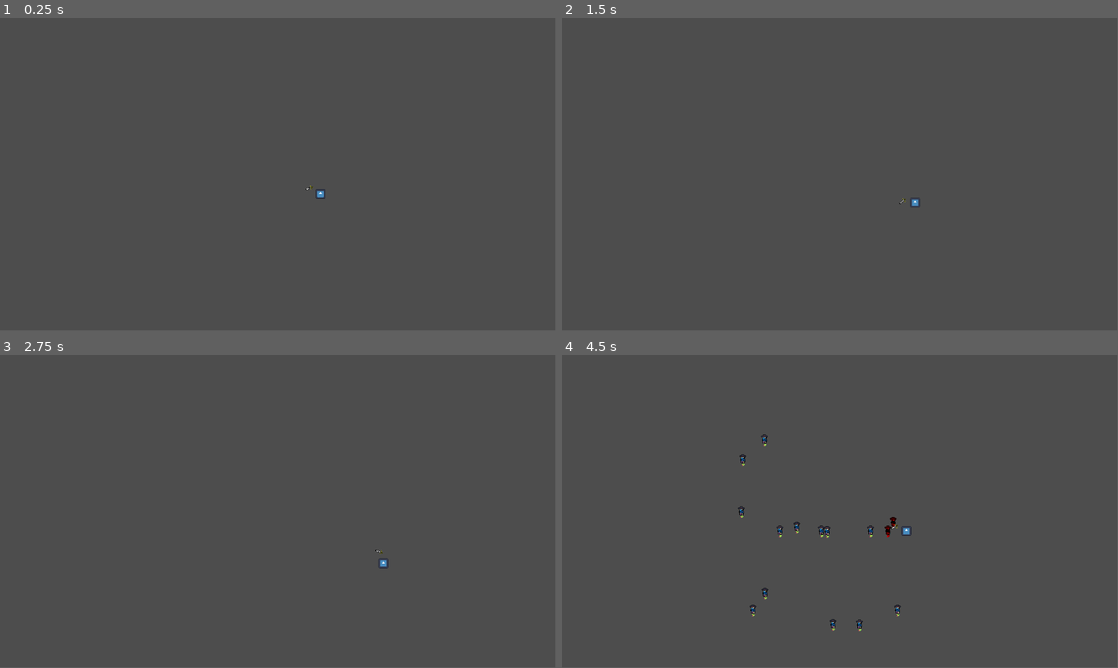
Above: before the commit, frames 1-4 (two rows, left to right).
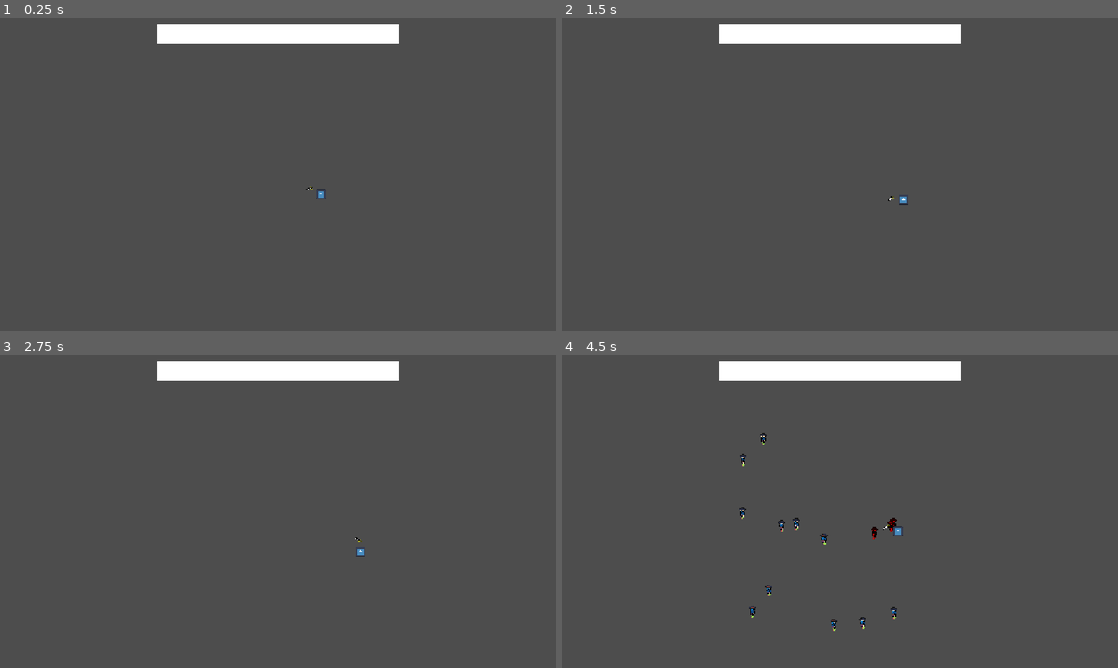
Above: after the commit, the same moments.

Repository: Mastersujo/RougeLIke
Game: Godot game, scene res://Scenes/level1/Level_A.tscn
Same seed, same stepped clock (60 frames per second), same inputs: the game is played once before the commit and once after it. The engine's default icon, where the game draws it, is replaced by a stand-in: a white triangle on a blue panel in a dark square.
Inputs (mouse positions are in pixels of both pictures, inside the frame that each line leads up to):
- Up to frame 1 (0.25 s): no input
- Up to frame 2 (1.5 s): tap Enter at 0.5 s; move the mouse to (962, 158) at 0.52 s; hold D (right) 0.53-1.28 s; move the mouse to (728, 190) at 1.27 s; hold S (down) from 1.28 s (still down)
- Up to frame 3 (2.75 s): move the mouse to (333, 442) at 2.02 s; release S (down) at 2.03 s; hold D (right) from 2.03 s (still down)
- Up to frame 4 (4.5 s): tap Space at 2.75 s; move the mouse to (812, 574) at 2.77 s; release D (right) at 2.78 s; hold W (up) 2.78-3.53 s; move the mouse to (1006, 558) at 3.52 s; hold A (left) from 3.53 s (still down); move the mouse to (673, 464) at 4.27 s
In our replay, the window is 799x449 before the commit and 800x450 after it. These sizes can differ from the game's own. Grey fills any space a smaller window leaves; there, only what the larger window draws over its background counts as a difference.

The runs differ from the first frame. In frame 1, 2.7% of the frame differs, in the area x 28-72%, y 2-58%; in frame 2, 2.8%; in frame 3, 2.8%; in frame 4, 3.4%, in the area x 28-72%, y 2-89%.

Commit message:
ui and player stats
updated the ui some, player stats now can be adjusted by adding to the GM.player_stats dict. enemy movement and attack updates as well

Diff:
--- /dev/null
+++ b/Scenes/camera.gd
@@ -0,0 +1,5 @@
+extends Camera2D
+
+func _ready() -> void:
+	GM.spawn_ui(self)
+	GM.ui_controller.global_position.y = -312
--- a/Scenes/camera.tscn
+++ b/Scenes/camera.tscn
@@ -1,3 +1,6 @@
-[gd_scene format=3 uid="uid://ck0u4xiq2mfum"]
+[gd_scene load_steps=2 format=3 uid="uid://ck0u4xiq2mfum"]
+
+[ext_resource type="Script" uid="uid://gvh0soltllss" path="res://Scenes/camera.gd" id="1_f1cf7"]
 
 [node name="Camera2D" type="Camera2D"]
+script = ExtResource("1_f1cf7")
--- a/Scenes/enemies/level 1/Blue_Enemy.tscn
+++ b/Scenes/enemies/level 1/Blue_Enemy.tscn
@@ -1,10 +1,7 @@
-[gd_scene load_steps=15 format=3 uid="uid://wwgshqeenkyn"]
+[gd_scene load_steps=14 format=3 uid="uid://wwgshqeenkyn"]
 
 [ext_resource type="Script" uid="uid://48nxsogxpi1f" path="res://animated_sprite_2d.gd" id="1_crm1t"]
 [ext_resource type="Texture2D" uid="uid://qnwi0t8kc4hi" path="res://art/blueenemy.png" id="2_tgl8x"]
-
-[sub_resource type="RectangleShape2D" id="RectangleShape2D_h1vhg"]
-size = Vector2(14, 24)
 
 [sub_resource type="AtlasTexture" id="AtlasTexture_snamw"]
 atlas = ExtResource("2_tgl8x")
@@ -83,12 +80,6 @@
 platform_on_leave = 1
 platform_floor_layers = 0
 
-[node name="CollisionShape2D" type="CollisionShape2D" parent="."]
-position = Vector2(0, 1)
-scale = Vector2(1, 0.9684383)
-shape = SubResource("RectangleShape2D_h1vhg")
-one_way_collision_margin = 8.5
-
 [node name="AnimatedSprite2D" type="AnimatedSprite2D" parent="."]
 sprite_frames = SubResource("SpriteFrames_pff8j")
 animation = &"Walk"
@@ -108,6 +99,10 @@
 wait_time = 0.25
 one_shot = true
 
+[node name="HitStart" type="Timer" parent="Timers"]
+wait_time = 0.5
+one_shot = true
+
 [node name="AttackCD" type="Timer" parent="Timers"]
 one_shot = true
 
@@ -122,3 +117,4 @@
 shape = SubResource("RectangleShape2D_tgl8x")
 
 [connection signal="timeout" from="Timers/HurtFlasher" to="." method="_on_hurt_flasher_timeout"]
+[connection signal="timeout" from="Timers/HitStart" to="." method="_on_hit_start_timeout"]
--- a/Scenes/player.tscn
+++ b/Scenes/player.tscn
@@ -1,30 +1,12 @@
-[gd_scene load_steps=9 format=3 uid="uid://ckudr8chj1kgo"]
+[gd_scene load_steps=6 format=3 uid="uid://ckudr8chj1kgo"]
 
 [ext_resource type="Script" uid="uid://dc2tyapas16kr" path="res://Scripts/player.gd" id="1_cvnsp"]
 [ext_resource type="Texture2D" uid="uid://4q335xxs2p" path="res://icon.svg" id="2_6t5aa"]
-[ext_resource type="Texture2D" uid="uid://l3hsnfybpu2" path="res://art/Iron_Sword.png" id="3_6t5aa"]
+[ext_resource type="PackedScene" uid="uid://0j0ska2ssdfn" path="res://Scenes/weapons/sword.tscn" id="3_6t5aa"]
 
 [sub_resource type="RectangleShape2D" id="RectangleShape2D_hqtel"]
 
 [sub_resource type="RectangleShape2D" id="RectangleShape2D_cvnsp"]
-
-[sub_resource type="CircleShape2D" id="CircleShape2D_vgqql"]
-radius = 19.026299
-
-[sub_resource type="AtlasTexture" id="AtlasTexture_fkybt"]
-atlas = ExtResource("3_6t5aa")
-region = Rect2(0, 0, 16, 16)
-
-[sub_resource type="SpriteFrames" id="SpriteFrames_x3wgy"]
-animations = [{
-"frames": [{
-"duration": 1.0,
-"texture": SubResource("AtlasTexture_fkybt")
-}],
-"loop": true,
-"name": &"default",
-"speed": 5.0
-}]
 
 [node name="Player" type="CharacterBody2D" groups=["Player"]]
 platform_on_leave = 1
@@ -47,17 +29,8 @@
 
 [node name="Weapon" type="Node2D" parent="."]
 
-[node name="Area2D" type="Area2D" parent="Weapon"]
+[node name="Sword" parent="Weapon" instance=ExtResource("3_6t5aa")]
 position = Vector2(27, 0)
-collision_layer = 0
-collision_mask = 4
-
-[node name="CollisionShape2D" type="CollisionShape2D" parent="Weapon/Area2D"]
-shape = SubResource("CircleShape2D_vgqql")
-
-[node name="AnimatedSprite2D" type="AnimatedSprite2D" parent="Weapon"]
-position = Vector2(27, 0)
-sprite_frames = SubResource("SpriteFrames_x3wgy")
 
 [node name="Timers" type="Node2D" parent="."]
 
--- /dev/null
+++ b/Scenes/ui.tscn
@@ -0,0 +1,30 @@
+[gd_scene load_steps=4 format=3 uid="uid://2t0lk5iluiib"]
+
+[ext_resource type="Script" uid="uid://3mxo1s8gyvg0" path="res://Scripts/ui.gd" id="1_nf4gj"]
+[ext_resource type="Texture2D" uid="uid://dq8doflh877so" path="res://art/UI/health_bar.png" id="2_2246s"]
+[ext_resource type="Texture2D" uid="uid://sbc2ufbxicdx" path="res://art/UI/white_blank.png" id="3_q7pk6"]
+
+[node name="UI" type="Control"]
+layout_mode = 3
+anchors_preset = 15
+anchor_right = 1.0
+anchor_bottom = 1.0
+grow_horizontal = 2
+grow_vertical = 2
+size_flags_horizontal = 3
+size_flags_vertical = 3
+script = ExtResource("1_nf4gj")
+
+[node name="HealthBar" type="TextureProgressBar" parent="."]
+layout_mode = 1
+anchors_preset = 5
+anchor_left = 0.5
+anchor_right = 0.5
+offset_left = -250.0
+offset_right = 250.0
+offset_bottom = 42.0
+grow_horizontal = 2
+value = 10.0
+nine_patch_stretch = true
+texture_under = ExtResource("2_2246s")
+texture_progress = ExtResource("3_q7pk6")
--- /dev/null
+++ b/Scenes/weapons/sword.tscn
@@ -0,0 +1,31 @@
+[gd_scene load_steps=5 format=3 uid="uid://0j0ska2ssdfn"]
+
+[ext_resource type="Texture2D" uid="uid://l3hsnfybpu2" path="res://art/Iron_Sword.png" id="1_0rw7n"]
+
+[sub_resource type="CircleShape2D" id="CircleShape2D_vgqql"]
+radius = 19.026299
+
+[sub_resource type="AtlasTexture" id="AtlasTexture_chkhu"]
+atlas = ExtResource("1_0rw7n")
+region = Rect2(0, 0, 16, 16)
+
+[sub_resource type="SpriteFrames" id="SpriteFrames_tnka2"]
+animations = [{
+"frames": [{
+"duration": 1.0,
+"texture": SubResource("AtlasTexture_chkhu")
+}],
+"loop": true,
+"name": &"default",
+"speed": 5.0
+}]
+
+[node name="Sword" type="Area2D"]
+collision_layer = 0
+collision_mask = 4
+
+[node name="CollisionShape2D" type="CollisionShape2D" parent="."]
+shape = SubResource("CircleShape2D_vgqql")
+
+[node name="AnimatedSprite2D" type="AnimatedSprite2D" parent="."]
+sprite_frames = SubResource("SpriteFrames_tnka2")
--- a/Scripts/game_manager.gd
+++ b/Scripts/game_manager.gd
@@ -1,14 +1,22 @@
 extends Node
 const PLAYER = preload("uid://ckudr8chj1kgo")
 const CAMERA = preload("uid://ck0u4xiq2mfum")
+const UI = preload("uid://2t0lk5iluiib")
+
 var player:Node
 var camera:Node
+var ui_controller:Node
 
 var enemy_spawn_pool:Array
+
+var player_stats:Dictionary = { ##add these to base player stats
+	"damage":0, "magic_damage":0, "speed":0, "health":0, "defense":0, "crit_chance":0, "crit_damage":1.5
+}
 
 func _ready() -> void:
 	player = PLAYER.instantiate()
 	camera = CAMERA.instantiate()
+	ui_controller = UI.instantiate()
 
 func spawn_player(current_scene :Node, spawn_position :Vector2):
 	current_scene.add_child(player)
@@ -16,3 +24,6 @@
 
 func spawn_cam(current_scene:Node, spawn_position:Vector2):
 	current_scene.add_child(camera)
+
+func spawn_ui(current_scene:Node):
+	current_scene.add_child(ui_controller)
--- a/Scripts/level_a.gd
+++ b/Scripts/level_a.gd
@@ -1,10 +1,10 @@
 extends Node2D
 @onready var player_spawn_position: Marker2D = $SpawnPosition
+var rng:RandomNumberGenerator = RandomNumberGenerator.new()
 
 @onready var node_containing_enemies: Node2D = $EnemyList##put enemies here to count them
 @onready var enemy_spawner: Timer = $Timers/EnemySpawner##spawn enemies on timeout
 @onready var idle_enemies: Node2D = $IdleEnemies##where we place entites that have been killed and added to the spawn pool
-var rng:RandomNumberGenerator = RandomNumberGenerator.new()
 var enemy_directory_level1:String = "res://Scenes/enemies/level 1/"##level 2 would have harder sets. can pull from both or 1
 var enemy_list:Array = [] ##list of enemy scenes to shuffle
 var enemies_in_scene:int = 15##number of enemies on screen, increase this and enemy total for more madness
@@ -29,10 +29,7 @@
 			enemy_list.shuffle()
 			var spawn_location = get_spawn_position()
 			if spawn_location != null:
-				print(enemy_list[0], "  enemy name")
-				print(GM.enemy_spawn_pool)
 				if GM.enemy_spawn_pool.is_empty():
-					print("new")
 					var spawned_enemy = load("res://Scenes/enemies/level 1/" + enemy_list[0])
 					var enemy  = spawned_enemy.instantiate()
 					enemy.self_name = enemy_list[0]
@@ -42,8 +39,6 @@
 					enemys_per_level -= 1
 
 				else:
-					print("else")
-
 					var enemy_pull = GM.enemy_spawn_pool[0]
 					enemy_pull.reparent(get_tree().current_scene.node_containing_enemies)
 					enemy_pull.position = spawn_location
--- a/Scripts/player.gd
+++ b/Scripts/player.gd
@@ -1,14 +1,19 @@
 extends CharacterBody2D
-var health:int = 10
-@export var PlayerSpeed:float = 90.0
+var health:int = 0
+var max_health:int = 10
+@export var PlayerSpeed:float = 3400.0
 @onready var weapon: Node2D = $Weapon
 var weapon_damage = 50
+var base_crit_chance:int = 50
+var max_crit_chance:int = 1000
+var rng:RandomNumberGenerator = RandomNumberGenerator.new()
 @onready var attack_timer: Timer = $Timers/AttackTimer
 @onready var hurt_timer: Timer = $Timers/HurtTimer
 @onready var sprite: Sprite2D = $Sprite2D
 
 func _ready() -> void:
 	add_to_group("Player")
+	health = max_health
 
 func _physics_process(delta: float) -> void:
 	rotate_weapon()
@@ -16,28 +21,32 @@
 	move_and_slide()
 
 func get_input(delta):
-	# Returns a normalized vector from the movement keys (WASD/Arrow keys)
 	var input_direction = Input.get_vector("left", "right", "up", "down")
-	velocity = input_direction * PlayerSpeed  # Apply speed to movement
+	velocity = (input_direction * (PlayerSpeed + GM.player_stats["speed"])) * delta
 
 func rotate_weapon():
 	weapon.look_at((get_global_mouse_position()))
 
 func damaged(damage):
+	var crit_chance = rng.randi_range(0, max_crit_chance)
+
 	if hurt_timer.is_stopped():
 		sprite.self_modulate = Color.RED
 		hurt_timer.start()
+		if crit_chance <= crit_chance + GM.player_stats["crit_chance"]:
+			health -= (damage * GM.player_stats["crit_damage"])
 		health -= damage
 		if health <= 0:
 			print("dead")
-			queue_free()
+			visible = false
+		GM.ui_controller.update_health()
 
 func _on_attack_timer_timeout() -> void:
 	var targets = weapon.get_child(0).get_overlapping_areas()
 	if !targets.is_empty():
 		for target in targets:
 			if target.get_parent().is_in_group("Enemy"):
-				target.get_parent().damaged(weapon_damage)
+				target.get_parent().damaged(weapon_damage + GM.player_stats["damage"])
 
 func _on_hurt_timer_timeout() -> void:
 	sprite.self_modulate = Color.WHITE
--- /dev/null
+++ b/Scripts/ui.gd
@@ -0,0 +1,9 @@
+extends Control
+@onready var health_bar: TextureProgressBar = $HealthBar
+
+func _ready() -> void:
+	update_health()
+
+func update_health():
+	health_bar.max_value = GM.player.max_health
+	health_bar.value = GM.player.health
--- a/animated_sprite_2d.gd
+++ b/animated_sprite_2d.gd
@@ -4,8 +4,9 @@
 @onready var attack_box: Node2D = $AttackBox
 @onready var player_hurt: Area2D = $AttackBox/PlayerHurt
 var attack_damage:int = 1
+@onready var hit_start: Timer = $Timers/HitStart
 @onready var attack_cd: Timer = $Timers/AttackCD
-
+var rng:RandomNumberGenerator = RandomNumberGenerator.new()
 var self_name:String
 var health = 0
 var max_health:int = 100
@@ -15,18 +16,21 @@
 
 # Called when the node enters the scene tree for the first time.
 func _ready() -> void:
+	add_to_group("Enemy")
 	health = max_health
-	add_to_group("Enemy")
+	speed += rng.randi_range(-5, 5)
 
 func _physics_process(delta: float) -> void:
-	attacking()
-	facing_dir()
-	mover(delta)
-
+	if GM.player.health > 0:
+		attacking()
+		facing_dir()
+		mover(delta)
 
 func mover(delta):
-	global_position.x = move_toward(global_position.x, GM.player.global_position.x, speed * delta)
-	global_position.y = move_toward(global_position.y, GM.player.global_position.y, speed * delta)
+	if abs(global_position.y - GM.player.global_position.y) > 16:
+		self.global_position.y = move_toward(global_position.y, lerp(global_position.y, GM.player.global_position.y, .5), delta * speed)
+	if abs(global_position.x - GM.player.global_position.x) > 16:
+		self.global_position.x = move_toward(global_position.x, lerp(global_position.x, GM.player.global_position.x, .5), delta * speed)
 
 func facing_dir():##controls attack box facing and sprite facing
 	attack_box.look_at(GM.player.global_position)
@@ -36,12 +40,19 @@
 		sprite.flip_h = false
 
 func attacking():
-	if attack_cd.is_stopped():
+	if attack_cd.is_stopped() and hit_start.is_stopped():
 		for t in player_hurt.get_overlapping_areas():
 			var target = t.get_parent()
 			if target.is_in_group("Player"):
-				target.damaged(attack_damage)
-				attack_cd.start()
+				hit_start.start()
+
+func damage_player():
+	if attack_cd.is_stopped():
+		for t in player_hurt.get_overlapping_areas():
+				var target = t.get_parent()
+				if target.is_in_group("Player"):
+					target.damaged(attack_damage - GM.player_stats["defense"])
+					attack_cd.start()
 
 func damaged(damage):
 	sprite.self_modulate = Color.RED
@@ -56,3 +67,6 @@
 
 func _on_hurt_flasher_timeout() -> void:
 	sprite.self_modulate = Color.WHITE
+
+func _on_hit_start_timeout() -> void:
+	damage_player()
--- a/project.godot
+++ b/project.godot
@@ -19,6 +19,11 @@
 
 Singleton="*res://Scripts/Singleton.gd"
 GM="*res://Scripts/game_manager.gd"
+
+[display]
+
+window/stretch/mode="canvas_items"
+window/stretch/aspect="expand"
 
 [global_group]
 
Not shown, added: Scenes/camera.gd.uid
Not shown, added: Scripts/ui.gd.uid
Binary file added: art/UI/health_bar.png
Not shown, added: art/UI/health_bar.png.import
Binary file added: art/UI/white_blank.png
Not shown, added: art/UI/white_blank.png.import
